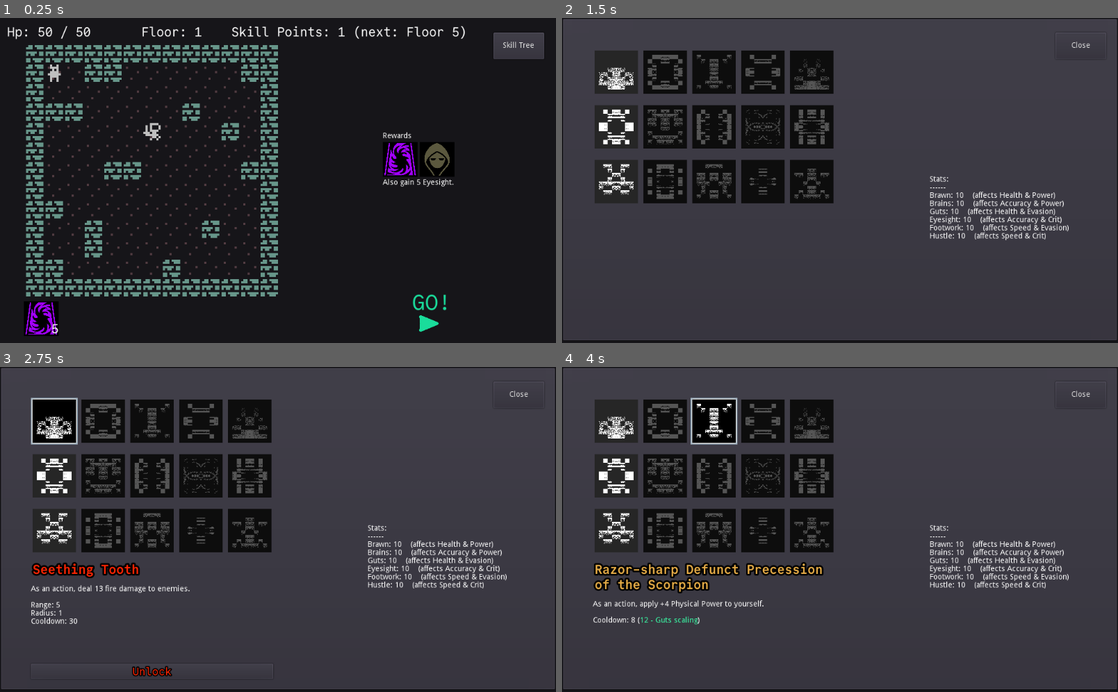
Above: before the commit, frames 1-4 (two rows, left to right).
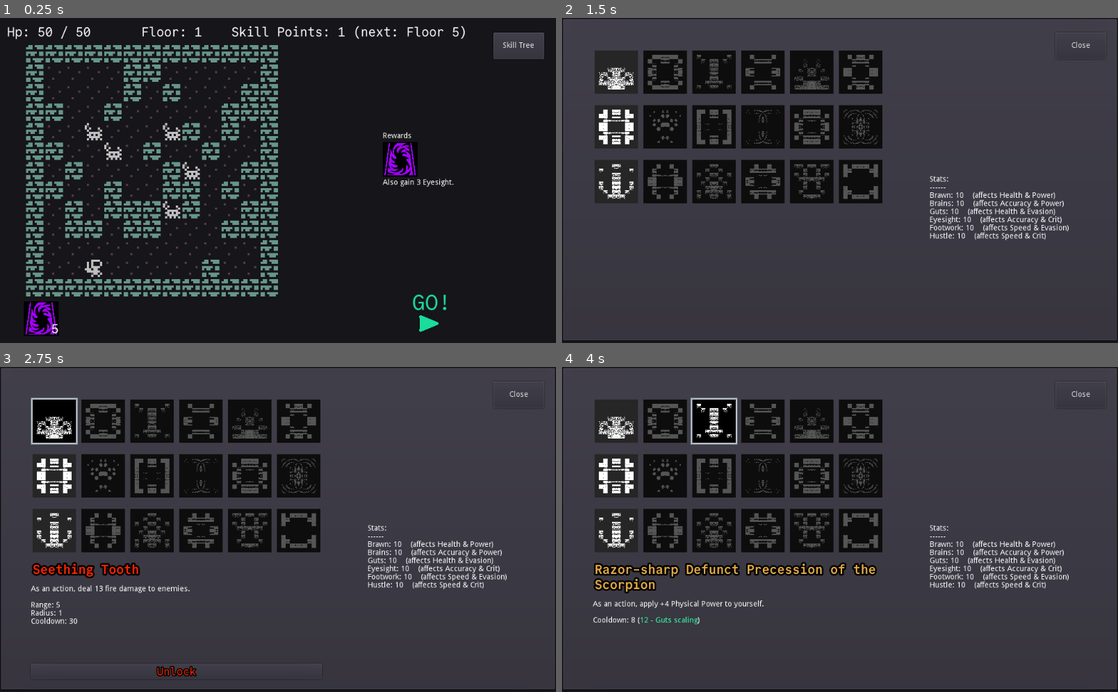
Above: after the commit, the same moments.

Repository: redxaxder/7DRL2024
Game: Godot game, scene res://main.tscn
The game is run twice, just before and just after one commit, with the same random seed, the same clock (stepped at 60 frames per second) and the same inputs.
Inputs (mouse positions are in pixels of both pictures, inside the frame that each line leads up to):
- Up to frame 1 (0.25 s): no input
- Up to frame 2 (1.5 s): click "Skill Tree" at 0.5 s; click (990, 317) at 1.25 s
- Up to frame 3 (2.75 s): click (55, 422) at 2.02 s
- Up to frame 4 (4 s): click (667, 422) at 2.77 s; click (712, 422) at 3.52 s

The runs differ from the first frame. In frame 1, 5.8% of the frame differs, in the area x 8-82%, y 14-80%; in frame 2, 5.1%; in frame 3, 5.4%; in frame 4, 5.9%, in the area x 5-58%, y 10-70%.

Commit message:
Add extra column.

Diff:
--- a/data/skills/Skill.gd
+++ b/data/skills/Skill.gd
@@ -101,7 +101,7 @@
 							else SkillsCore.EffectType.StatBuff
 			if eff.effect_type == SkillsCore.EffectType.StatBuff:
 				power *= -1
-		SkillsCore.Target.TargetAny:
+		SkillsCore.TargetAny:
 			eff.effect_type = SkillsCore.EffectType.Damage if rng.randf() < 0.2 \
 				else SkillsCore.EffectType.StatBuff
 			if eff.effect_type == SkillsCore.EffectType.StatBuff and rng.randf() < 0.5:
--- a/data/skills/SkillTree.gd
+++ b/data/skills/SkillTree.gd
@@ -103,7 +103,7 @@
 		skills.append([])
 	rng.seed = rng_seed
 	for row in 3:
-		for column in 5:
+		for column in 6:
 			if (row + column) % 2 == 0:
 				append_skill(
 					random_ability_skill(rng.randi()),
